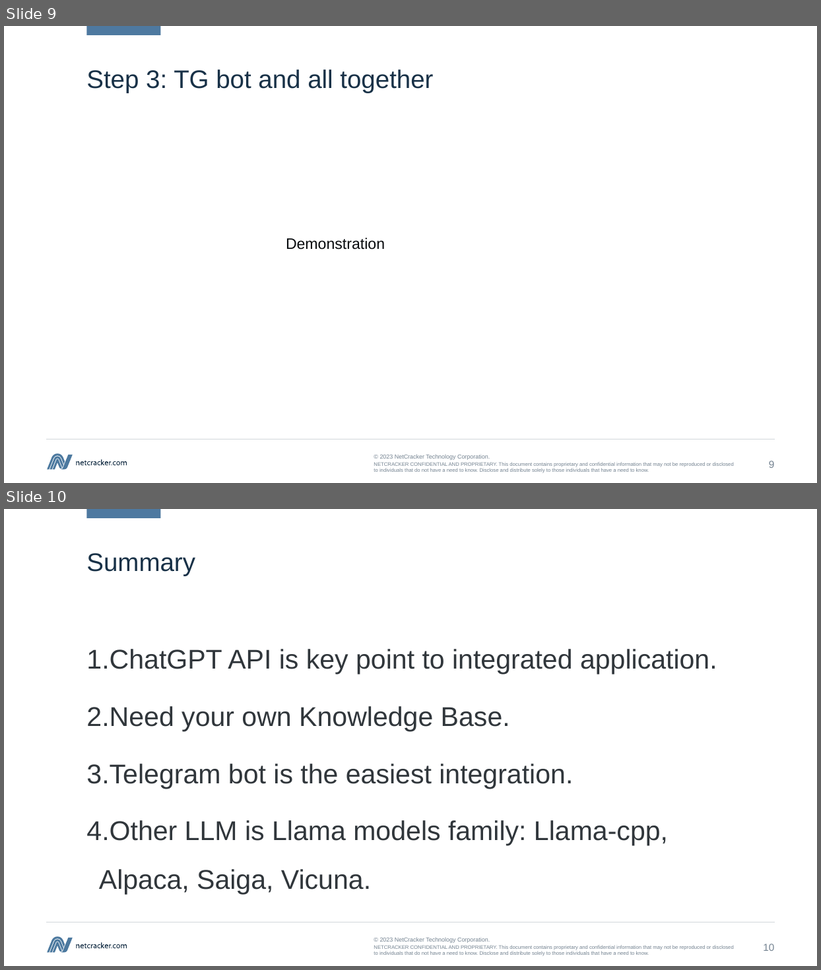
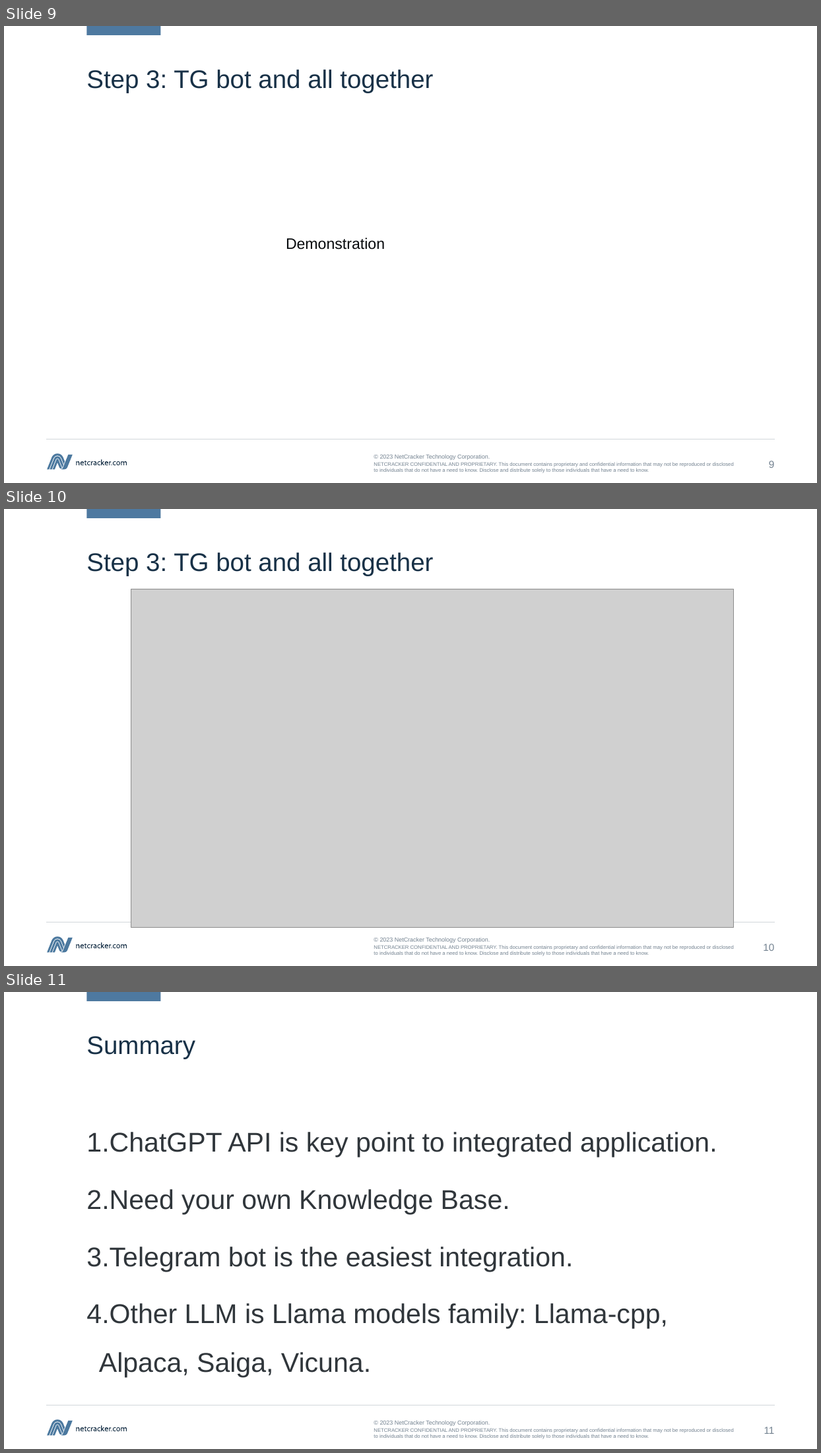
Before and after one commit to kvoloshenko/LLMT_01, a slide deck: TGNotebook/Docs/TGbotChatGPT_01_en.pptx. Shown one above the other, each under a label of ours: slides 9 and 10 before the commit, slides 9, 10 and 11 after it. The pictures are 821x970 and 821x1453 pixels, drawn with LibreOffice and Linux fonts; fonts in the diff are those of the drawing; grey boxes stand for pictures. Boxes give left, top, right and bottom in pixels: in the first picture for what was removed or moved away, otherwise in the second. Text is boxed around its words. In the diff, an @@ line names an element or a change of style, - is before the commit and + after.

```diff
--- a/TGNotebook/Docs/TGbotChatGPT_01_en.pptx
+++ b/TGNotebook/Docs/TGbotChatGPT_01_en.pptx
@@ slide 10 added at (x1=4, y1=509, x2=817, y2=966), background #FFFFFF; not listed: 19 template elements that a slide beside it also shows @@
@@ title added at (x1=86, y1=553, x2=433, y2=576), 30 pt, text #183147 @@
+Step 3: TG bot and all together
@@ picture added at (x1=131, y1=589, x2=733, y2=927) @@
@@ what was slide 10 is now slide 11 @@
@@ page number at (x1=764, y1=1427, x2=775, y2=1434): text changed @@
-10
+11
```
Also in this commit, not shown: 2 other files.
